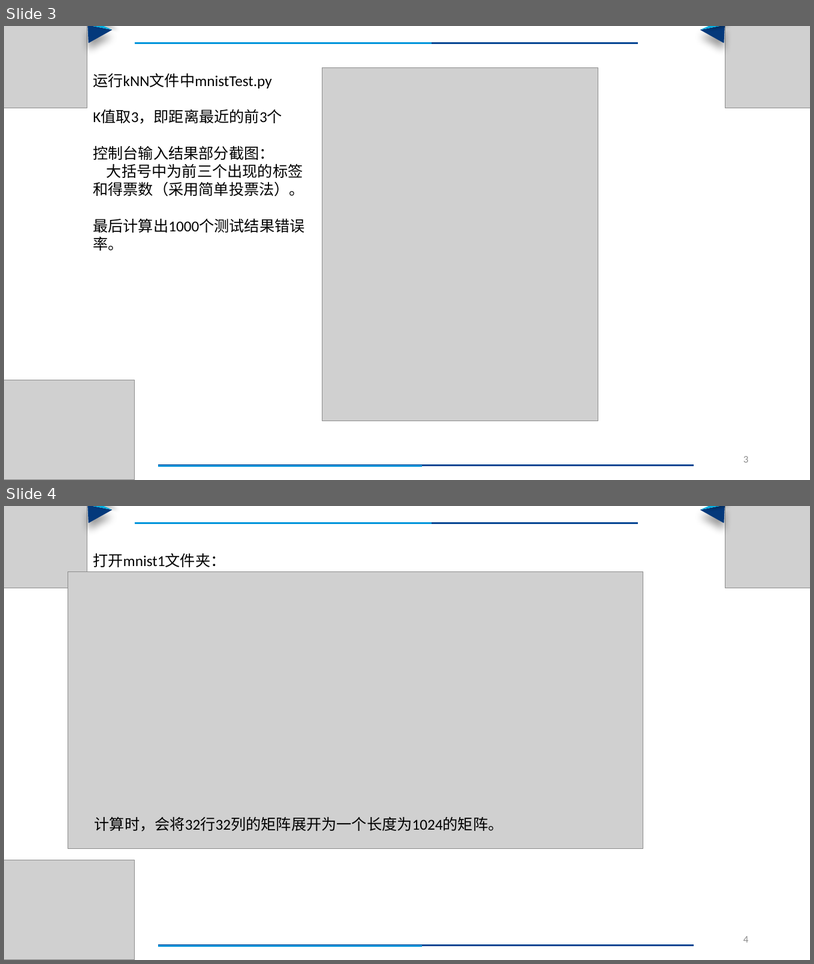
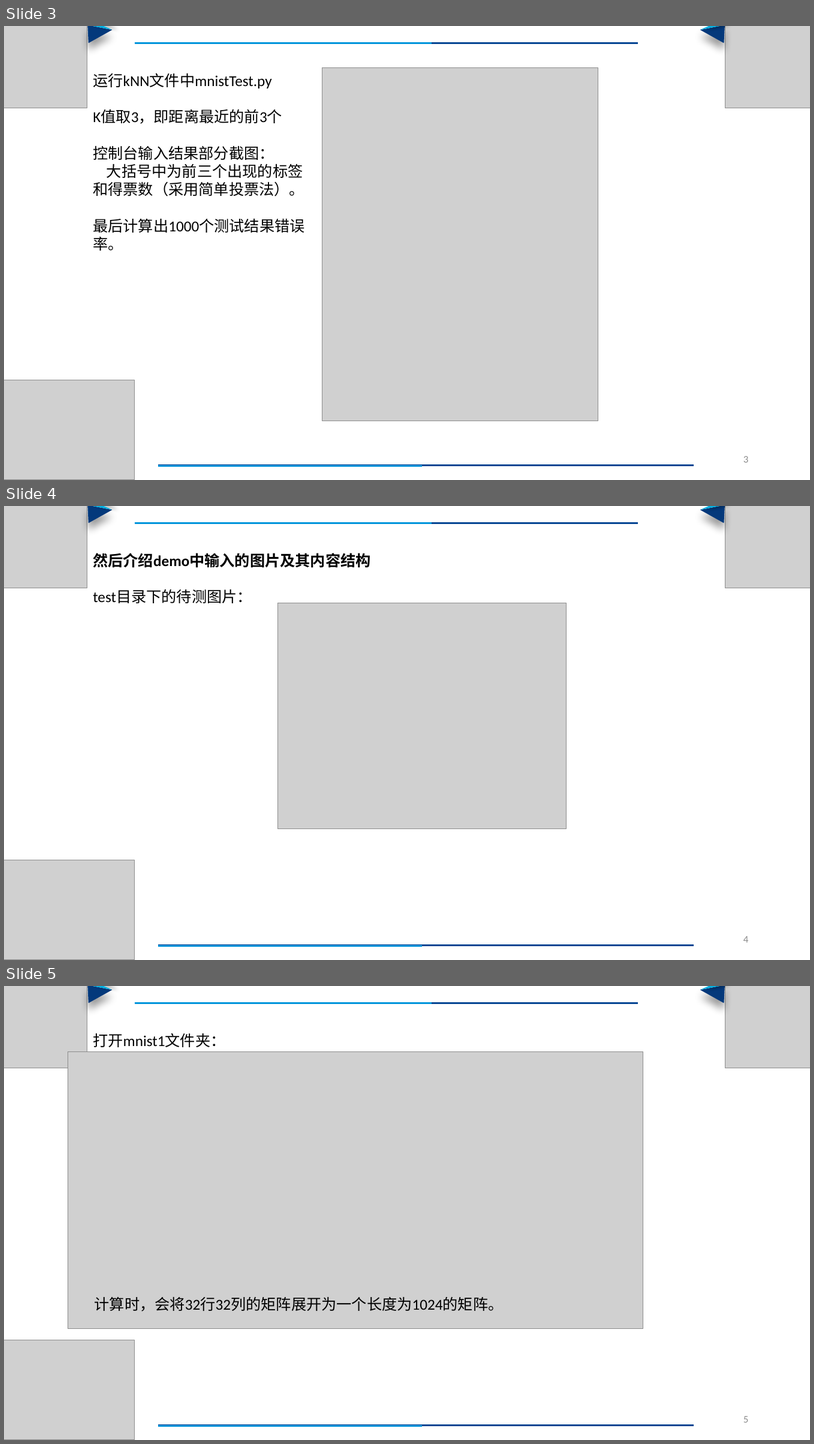
Before and after one commit to 01369668/kNN_HandwrittenNumberRecognition, a slide deck: directions/kNN算法demo介绍.pptx. Shown one above the other, each under a label of ours: slides 3 and 4 before the commit, slides 3, 4 and 5 after it. The pictures are 814x964 and 814x1444 pixels, drawn with LibreOffice and Linux fonts; fonts in the diff are those of the drawing; grey boxes stand for pictures. Boxes give left, top, right and bottom in pixels: in the first picture for what was removed or moved away, otherwise in the second. Text is boxed around its words. In the diff, an @@ line names an element or a change of style, - is before the commit and + after.

Commit message:
内容补充

```diff
--- a/directions/kNN算法demo介绍.pptx
+++ b/directions/kNN算法demo介绍.pptx
@@ slide 4 added at [4, 506, 810, 960], background #FFFFFF @@
@@ picture added at [4, 506, 87, 588] @@
@@ freeform shape added at [87, 506, 112, 523], fill #04397B @@
@@ freeform shape added at [89, 506, 112, 510], fill #01B1E2 @@
@@ line added from (135, 523) to (553, 523), #0095DB 2.25 pt @@
@@ line added from (432, 523) to (639, 523), #074693 2.25 pt @@
@@ freeform shape added at [701, 506, 726, 523], fill #04397B @@
@@ freeform shape added at [701, 506, 725, 510], fill #01B1E2 @@
@@ picture added at [726, 506, 810, 588] @@
@@ text added at [93, 553, 371, 603], 18 pt, text #000000, bold @@
+然后介绍demo中输入的图片及其内容结构
+test目录下的待测图片：
@@ picture added at [278, 603, 567, 828] @@
@@ picture added at [4, 860, 135, 960] @@
@@ page number added at [744, 936, 749, 942], 12 pt, text #8C8C8C @@
+4
@@ line added from (158, 945) to (694, 945), #074693 2.25 pt @@
@@ line added from (158, 946) to (422, 946), #0095DB 2.25 pt @@
@@ what was slide 4 is now slide 5 @@
@@ page number at [744, 1416, 749, 1422]: text changed @@
-4
+5
```
Also in this commit, not shown: 1 other file.
